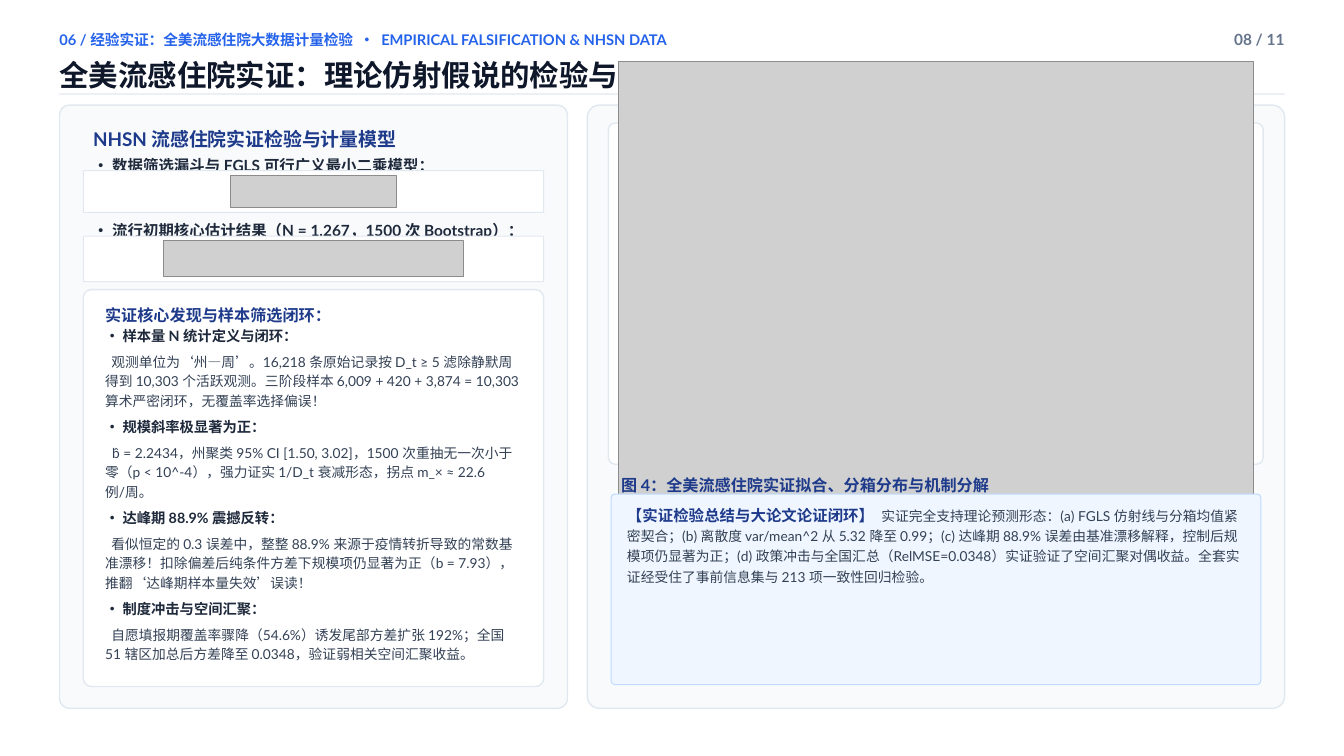
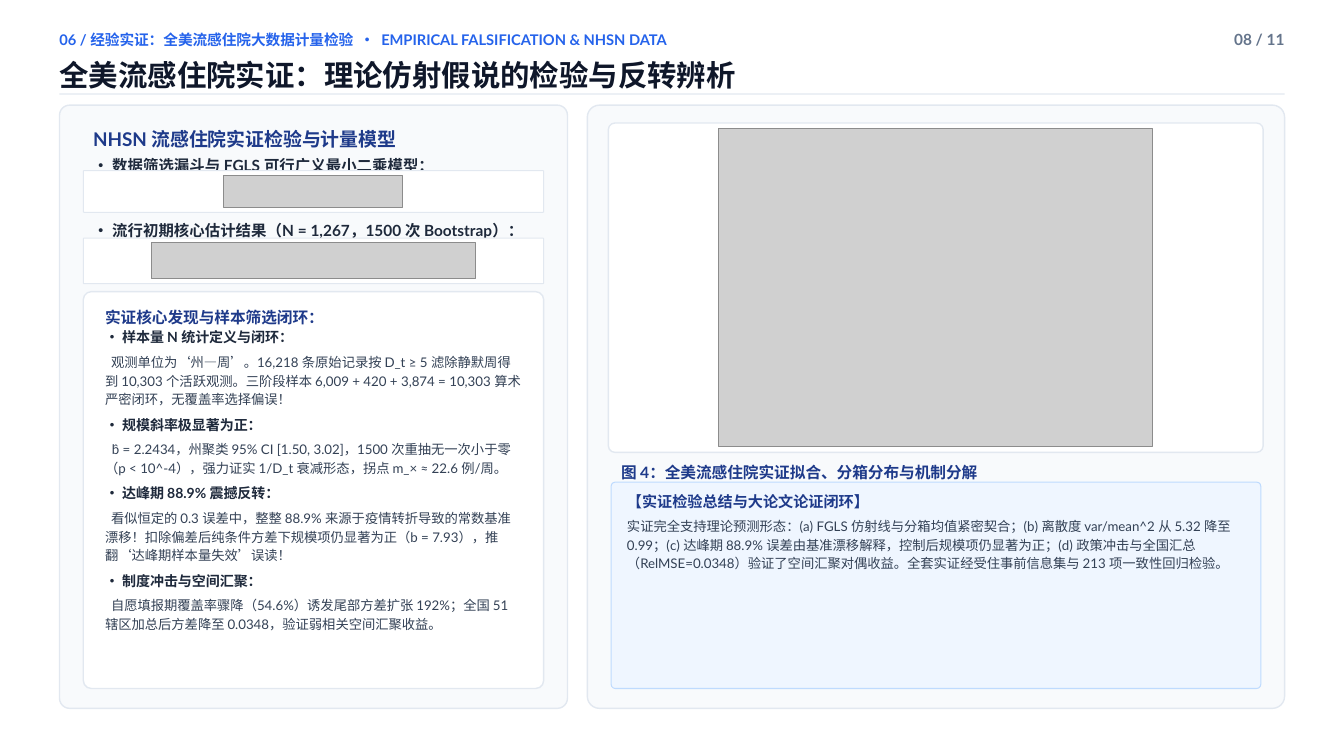
Before and after one commit to wangchi2068/case-count-inference-bottleneck, a slide deck: slide 8 of 学术答辩PPT_简约大气优化版.pptx. Drawn at 1344x756 pixels with LibreOffice and Linux fonts; fonts in the diff are those of the drawing; grey boxes stand for pictures. Boxes give left, top, right and bottom in pixels: in the first picture for what was removed or moved away, otherwise in the second. Text is boxed around its words. In the diff, an @@ line names an element or a change of style, - is before the commit and + after.

```diff
--- a/学术答辩PPT_简约大气优化版.pptx
+++ b/学术答辩PPT_简约大气优化版.pptx
@@ rounded rectangle: place and size @@
-rounded rectangle at (609, 123, 1264, 465)
+rounded rectangle at (609, 123, 1264, 453)
@@ picture: place and size @@
-picture at (618, 62, 1253, 525)
+picture at (719, 129, 1153, 447)
@@ picture: place and size @@
-picture at (231, 175, 396, 208)
+picture at (224, 175, 403, 208)
@@ picture: place and size @@
-picture at (164, 241, 464, 277)
+picture at (151, 243, 476, 279)
@@ text "实证核心发现与样本筛选闭环：" at (105, 309, 521, 630): size 11.5 to 11.2 pt in "实证核心发现与样本筛选闭环："; size 10.2 to 10 pt in "• 样本量 N 统计定义与闭环：", "• 规模斜率极显著为正：", "• 达峰期 88.9% 震撼反转：", "• 制度冲击与空间汇聚："; size 9.8 to 9.5 pt in "观测单位为‘州—周’。16,218 条原始记录按 D_t ≥ 5 滤除静默周得到 10,303 ...", "b̂ = 2.2434，州聚类 95% CI [1.50, 3.02]，1500 ...", "看似恒定的 0.3 误差中，整整 88.9% 来源于疫情转折导致的常数基准漂移！扣除偏差后纯条件方差下规模项仍显著为正（ ...", "自愿填报期覆盖率骤降（54.6%）诱发尾部方差扩张 192%；全国 51 辖区加总后方差降至 0.0348，验证弱相关空 ..."; line spacing 1.2 to 1.18 @@
@@ text "图 4：全美流感住院实证拟合、分箱分布与机制分解": place and size @@
-text "图 4：全美流感住院实证拟合、分箱分布与机制分解" at (621, 475, 989, 496)
+text "图 4：全美流感住院实证拟合、分箱分布与机制分解" at (621, 463, 977, 484)
@@ text "图 4：全美流感住院实证拟合、分箱分布与机制分解" at (621, 463, 977, 484): size 11.5 to 11.2 pt @@
@@ rounded rectangle: place and size @@
-rounded rectangle at (611, 494, 1260, 685)
+rounded rectangle at (611, 482, 1260, 689)
@@ text at (627, 494, 1231, 569): text changed; size 9.8 to 9.5 pt @@
-【实证检验总结与大论文论证闭环】 实证完全支持理论预测形态：(a) FGLS 仿射线与分箱均值紧密契合；(b) 离散度 var/mean^2 从 5.32 降至 0.99；(c) 达峰期 88.9% 误差由基准漂移解释，控制后规模项仍显著为正；(d) 政策冲击与全国汇总（RelMSE=0.0348）实证验证了空间汇聚对偶收益。全套实证经受住了事前信息集与 213 项一致性回归检验。
+【实证检验总结与大论文论证闭环】
+实证完全支持理论预测形态：(a) FGLS 仿射线与分箱均值紧密契合；(b) 离散度 var/mean^2 从 5.32 降至 0.99；(c) 达峰期 88.9% 误差由基准漂移解释，控制后规模项仍显著为正；(d) 政策冲击与全国汇总（RelMSE=0.0348）验证了空间汇聚对偶收益。全套实证经受住事前信息集与 213 项一致性回归检验。
```
Also in this commit, not shown: 8 other slides changed, 25 other files.
